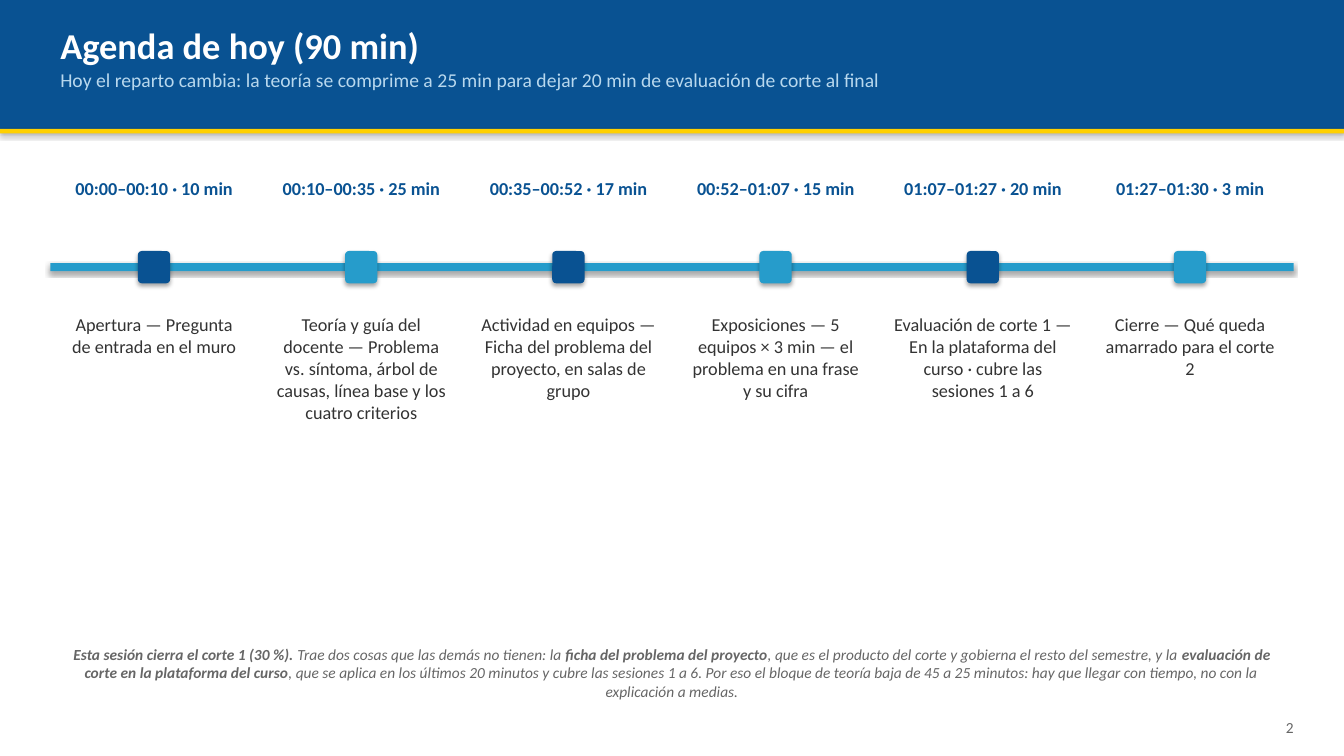
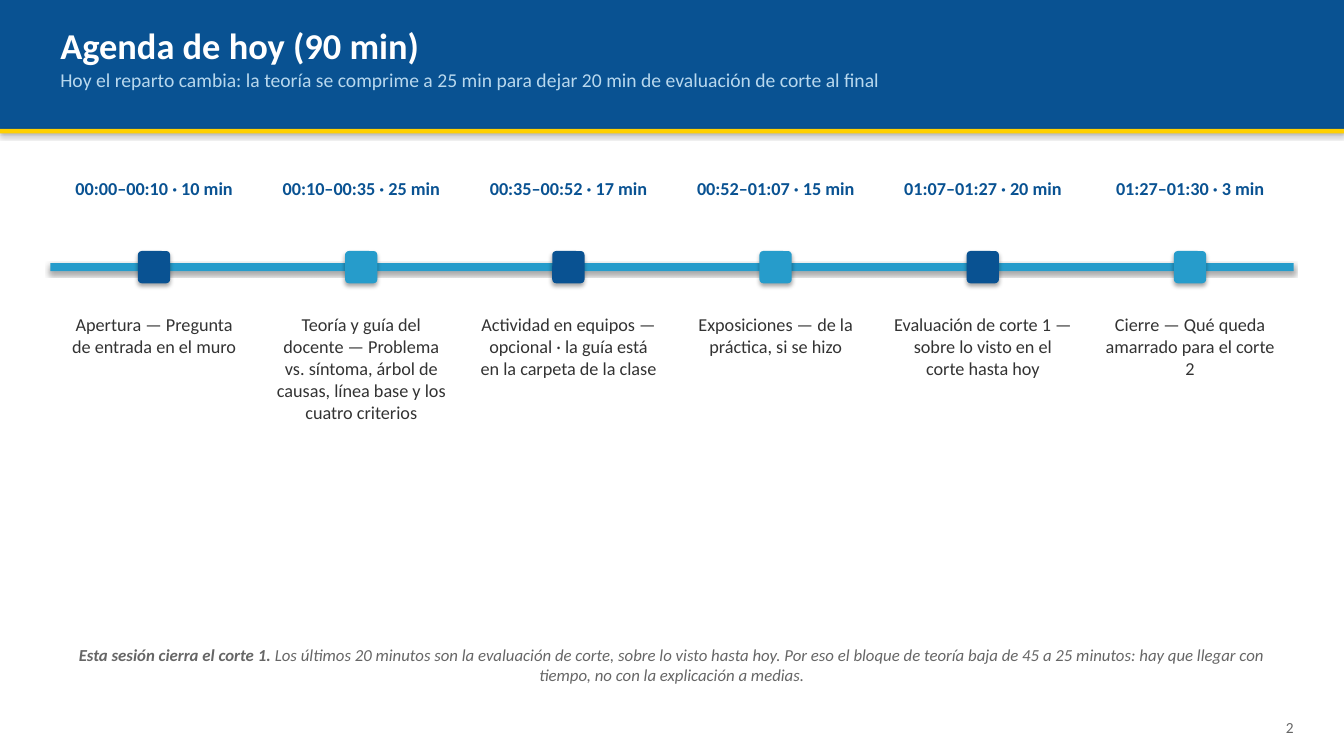
Before and after one commit to AndresDFX/UNIAJ, a slide deck: slide 2 of Introduccion a la Ingenieria/Clases/Clase 6 - Analisis de problemas tecnologicos del entorno/Presentacion.pptx. Drawn at 1344x756 pixels with LibreOffice and Linux fonts; fonts in the diff are those of the drawing. Boxes give left, top, right and bottom in pixels: in the first picture for what was removed or moved away, otherwise in the second. Text is boxed around its words. In the diff, an @@ line names an element or a change of style, - is before the commit and + after.

```diff
--- a/Introduccion a la Ingenieria/Clases/Clase 6 - Analisis de problemas tecnologicos del entorno/Presentacion.pptx
+++ b/Introduccion a la Ingenieria/Clases/Clase 6 - Analisis de problemas tecnologicos del entorno/Presentacion.pptx
@@ text at [481,318,657,378]: text changed @@
-Actividad en equipos — Ficha del problema del proyecto, en salas de grupo
+Actividad en equipos — opcional · la guía está en la carpeta de la clase
@@ text at [698,318,853,356]: text changed @@
-Exposiciones — 5 equipos × 3 min — el problema en una frase y su cifra
+Exposiciones — de la práctica, si se hizo
@@ text at [894,318,1052,378]: text changed @@
-Evaluación de corte 1 — En la plataforma del curso · cubre las sesiones 1 a 6
+Evaluación de corte 1 — sobre lo visto en el corte hasta hoy
@@ text at [79,649,1263,684]: text changed; size 11 to 12 pt @@
-Esta sesión cierra el corte 1 (30 %). Trae dos cosas que las demás no tienen: la ficha del problema del proyecto, que es el producto del corte y gobierna el resto del semestre, y la evaluación de corte en la plataforma del curso, que se aplica en los últimos 20 minutos y cubre las sesiones 1 a 6. Por eso el bloque de teoría baja de 45 a 25 minutos: hay que llegar con tiempo, no con la explicación a medias.
+Esta sesión cierra el corte 1. Los últimos 20 minutos son la evaluación de corte, sobre lo visto hasta hoy. Por eso el bloque de teoría baja de 45 a 25 minutos: hay que llegar con tiempo, no con la explicación a medias.
```
Also in this commit, not shown: 1 slide removed, 12 other files.
